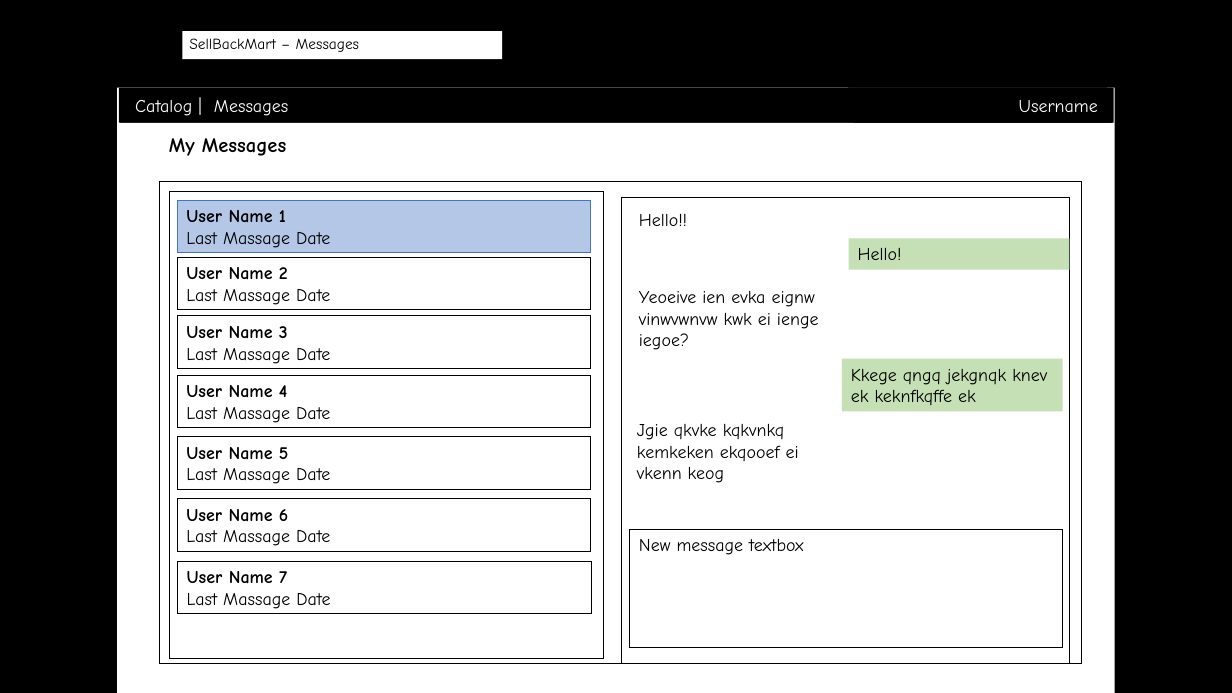
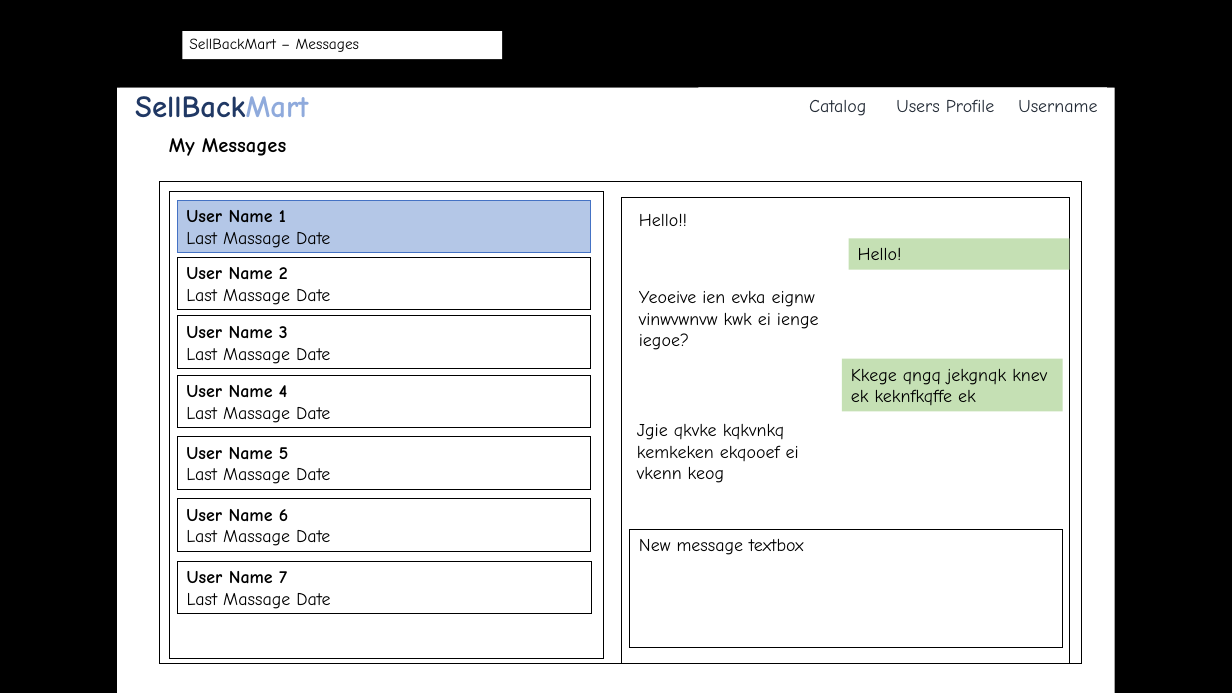
Before and after one commit to byllynho/SellBackMart, a slide deck: slide 8 of docs/wireframes/wireframes.pptx. Drawn at 1232x693 pixels with LibreOffice and Linux fonts; fonts in the diff are those of the drawing; background and template pictures are left out. Boxes give left, top, right and bottom in pixels: in the first picture for what was removed or moved away, otherwise in the second. Text is boxed around its words. In the diff, an @@ line names an element or a change of style, - is before the commit and + after.

```diff
--- a/docs/wireframes/wireframes.pptx
+++ b/docs/wireframes/wireframes.pptx
@@ rectangle "SellBackMart" at box(120, 88, 1114, 123): fill #000000 to #FFFFFF @@
@@ rectangle removed at box(120, 88, 1114, 123) @@
-Catalog | Messages
@@ rectangle "Catalog Users Profile Username" at box(699, 88, 1107, 123): fill #000000 to #FFFFFF @@
@@ rectangle "Catalog Users Profile Username": place and size @@
-rectangle "Catalog Users Profile Username" at box(848, 88, 1107, 123)
+rectangle "Catalog Users Profile Username" at box(699, 88, 1107, 123)
@@ rectangle removed at box(854, 88, 1113, 123) @@
-Log Out
@@ text in rectangle at box(135, 96, 308, 118): text changed; size 14 to 24 pt; text colour #FFFFFF to #203864; bold on @@
-Profile | Catalog | Messages
+SellBackMart
@@ text in rectangle at box(809, 99, 1097, 116): text changed; text colour #FFFFFF to #222A35 @@
-Username
+Catalog Users Profile Username
```
Also in this commit, not shown: 10 other slides changed, 1 slide added, 2 other files.
